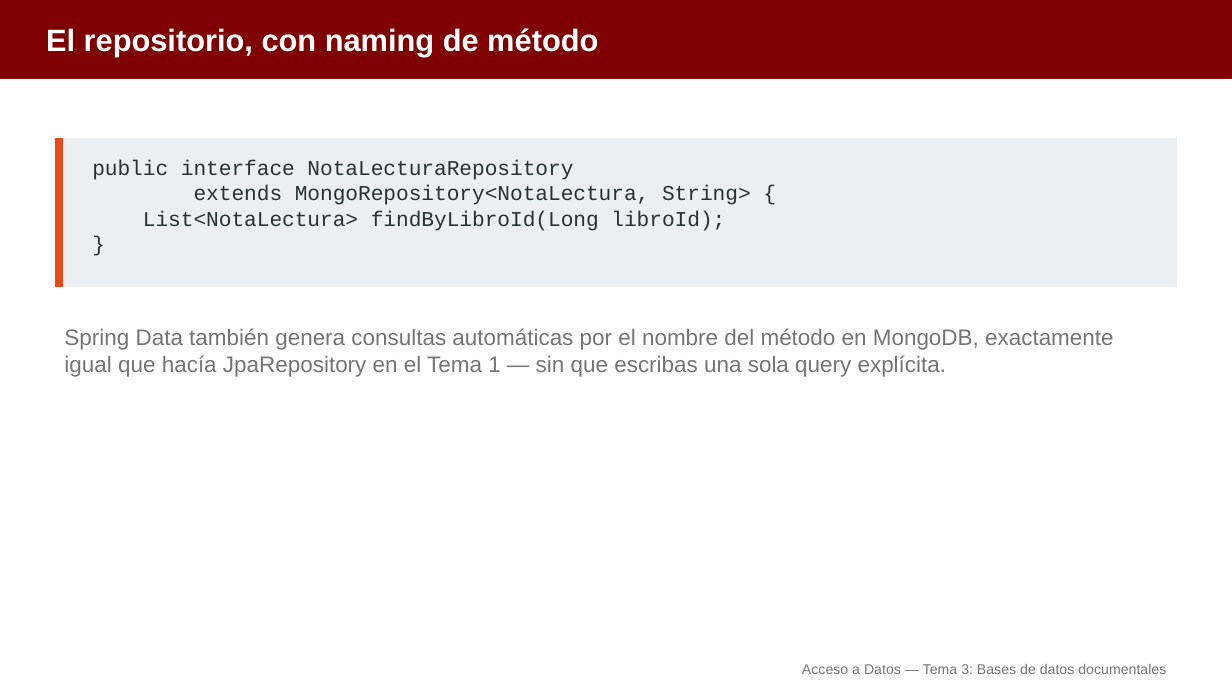
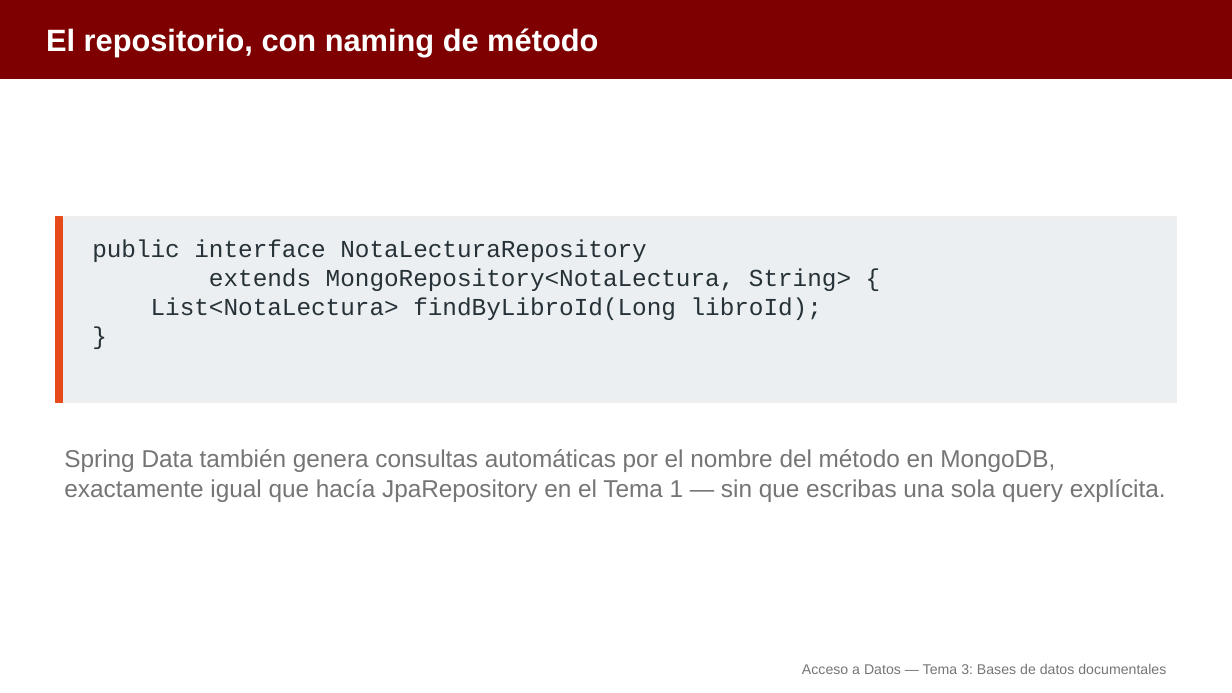
Before and after one commit to aitorventura/acceso-a-datos, a slide deck: slide 18 of tema3/diapositivas/conexion-mongodb.pptx. Drawn at 1232x693 pixels with LibreOffice and Linux fonts; fonts in the diff are those of the drawing. Boxes give left, top, right and bottom in pixels: in the first picture for what was removed or moved away, otherwise in the second. Text is boxed around its words. In the diff, an @@ line names an element or a change of style, - is before the commit and + after.

```diff
--- a/tema3/diapositivas/conexion-mongodb.pptx
+++ b/tema3/diapositivas/conexion-mongodb.pptx
@@ rectangle: place and size @@
-rectangle at <box>55,139,1177,287</box>
+rectangle at <box>55,217,1177,402</box>
@@ rectangle: place and size @@
-rectangle at <box>55,139,63,287</box>
+rectangle at <box>55,217,63,402</box>
@@ text "public interface NotaLecturaRepository": place and size @@
-text "public interface NotaLecturaRepository" at <box>92,160,751,231</box>
+text "public interface NotaLecturaRepository" at <box>92,239,851,320</box>
@@ text "public interface NotaLecturaRepository" at <box>92,239,851,320</box>: size 16.5 to 19 pt @@
@@ text "Spring Data también genera consultas ...": place and size @@
-text "Spring Data también genera consultas ..." at <box>64,328,1113,377</box>
+text "Spring Data también genera consultas ..." at <box>64,449,1166,502</box>
@@ text "Spring Data también genera consultas ..." at <box>64,449,1166,502</box>: size 17.5 to 19 pt @@
```
Also in this commit, not shown: 26 other slides changed, 15 other files.
